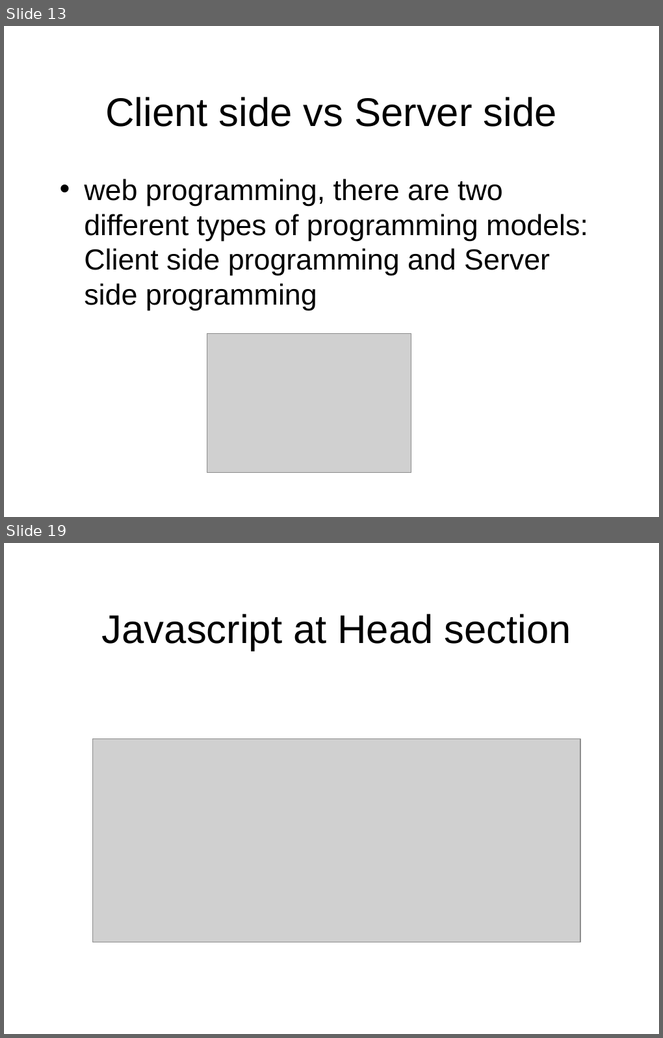
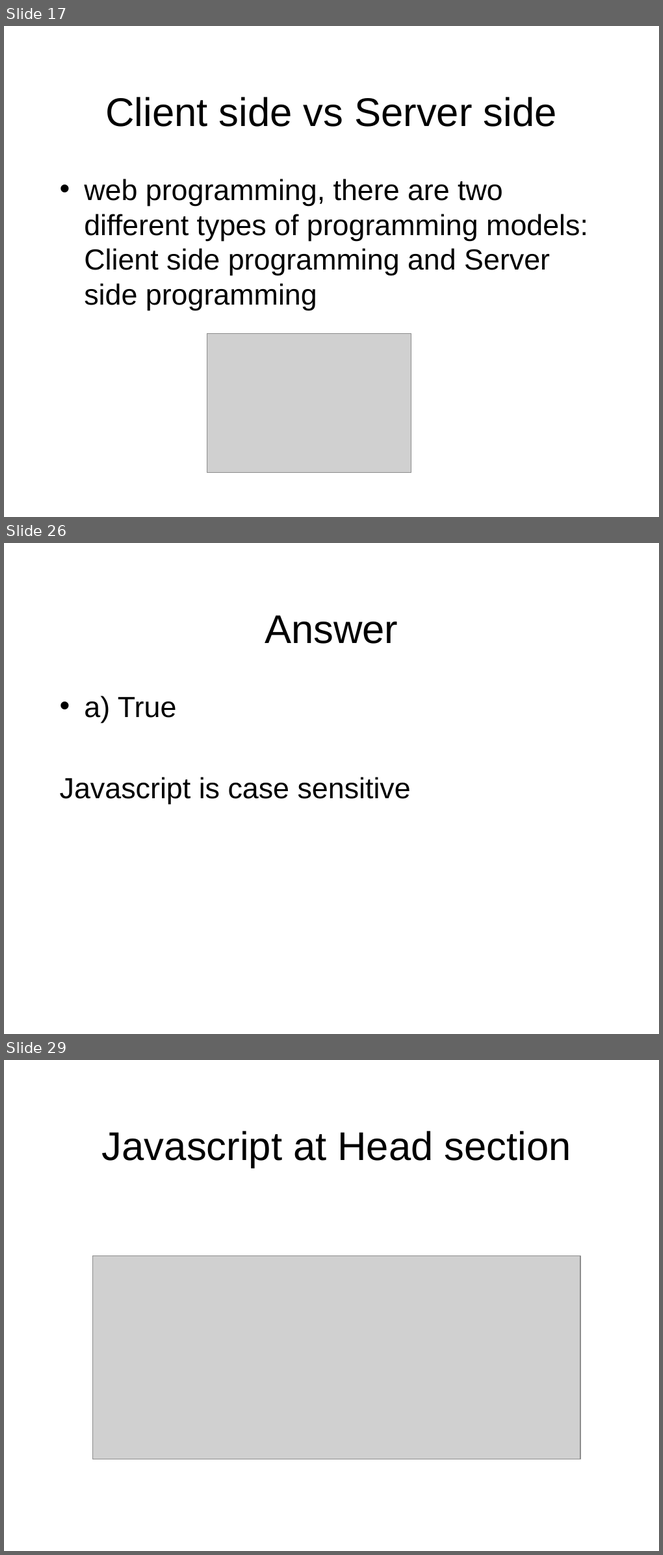
Before and after one commit to octaviordz/zjnu2017.github.io, a slide deck: WAD/lectures/080--Dynamic.vs.Static.Websites.pptx. Shown one above the other, each under a label of ours: slides 13 and 19 before the commit, slides 17, 26 and 29 after it; the slides between them are not shown. The pictures are 663x1038 and 663x1555 pixels, drawn with LibreOffice and Linux fonts; fonts in the diff are those of the drawing; grey boxes stand for pictures. Boxes give left, top, right and bottom in pixels: in the first picture for what was removed or moved away, otherwise in the second. Text is boxed around its words. In the diff, an @@ line names an element or a change of style, - is before the commit and + after.

```diff
--- a/WAD/lectures/080--Dynamic.vs.Static.Websites.pptx
+++ b/WAD/lectures/080--Dynamic.vs.Static.Websites.pptx
@@ slide 26 added at [4, 543, 659, 1034], background #FFFFFF @@
@@ title added at [265, 615, 398, 644], 44 pt, text #000000 @@
+Answer
@@ text added at [60, 696, 411, 804], 32 pt, text #000000 @@
+• a) True
+Javascript is case sensitive
@@ what was slide 13 is now slide 17 @@
@@ what was slide 19 is now slide 29 @@
```
Also in this commit, not shown: 8 slides changed, 9 other slides added.
